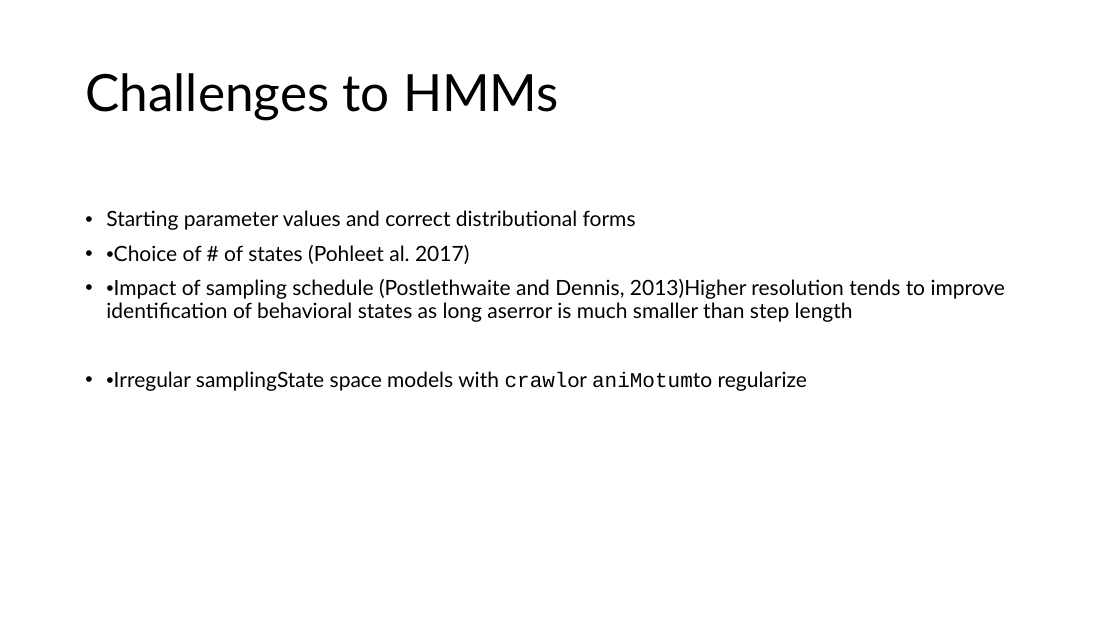
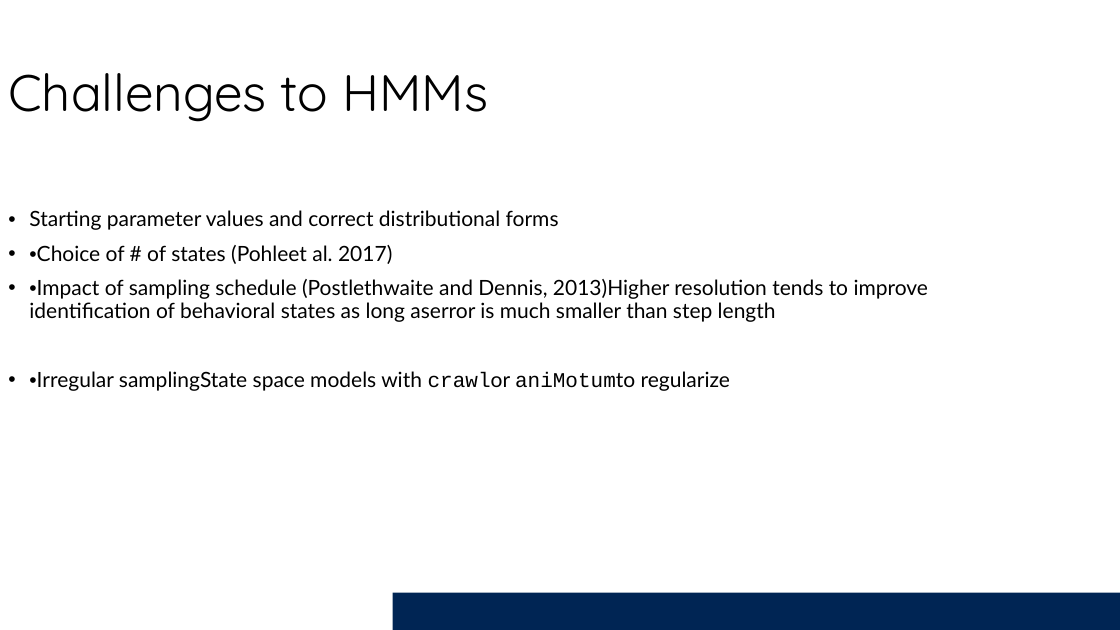
Before and after one commit to Smithsonian/Introduction_HMM, a slide deck: slide 13 of Presentation/IntroAnimalMovements_HMMs.pptx. Drawn at 1120x630 pixels with LibreOffice and Linux fonts; fonts in the diff are those of the drawing; background and template pictures are left out. Boxes give left, top, right and bottom in pixels: in the first picture for what was removed or moved away, otherwise in the second. Text is boxed around its words. In the diff, an @@ line names an element or a change of style, - is before the commit and + after.

```diff
--- a/Presentation/IntroAnimalMovements_HMMs.pptx
+++ b/Presentation/IntroAnimalMovements_HMMs.pptx
@@ title "Challenges to HMMs": place and size @@
-title "Challenges to HMMs" at (85, 73, 559, 120)
+title "Challenges to HMMs" at (8, 73, 488, 122)
@@ title "Challenges to HMMs" at (8, 73, 488, 122): font Lato to Quicksand @@
@@ text "Starting parameter values and correct ...": place and size @@
-text "Starting parameter values and correct ..." at (106, 210, 1006, 391)
+text "Starting parameter values and correct ..." at (29, 210, 929, 391)
@@ rectangle added at (392, 593, 1120, 630), fill #002554 @@
```
Also in this commit, not shown: 15 other slides changed, 11 slides added, 11 slides removed.
